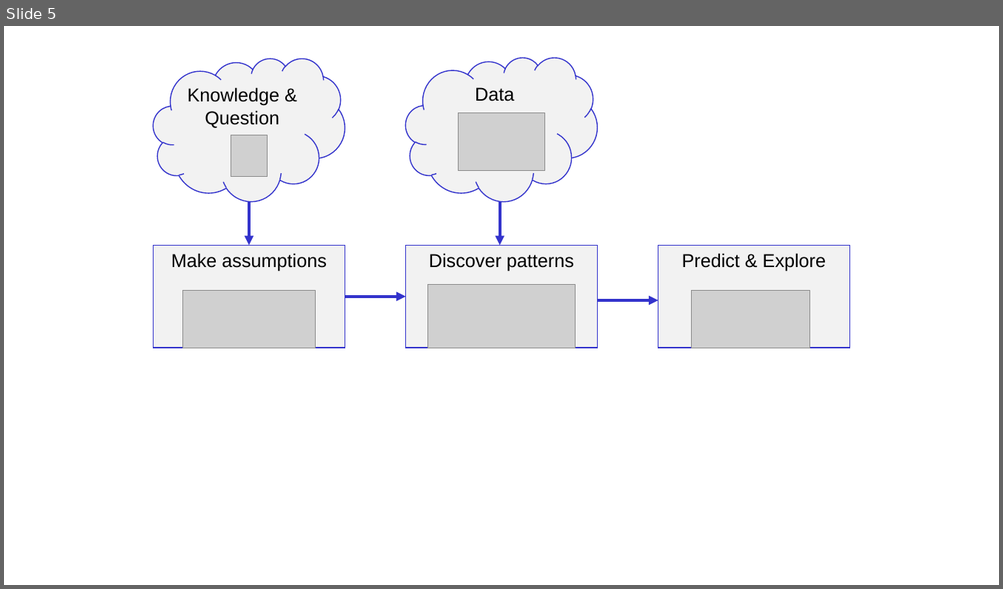
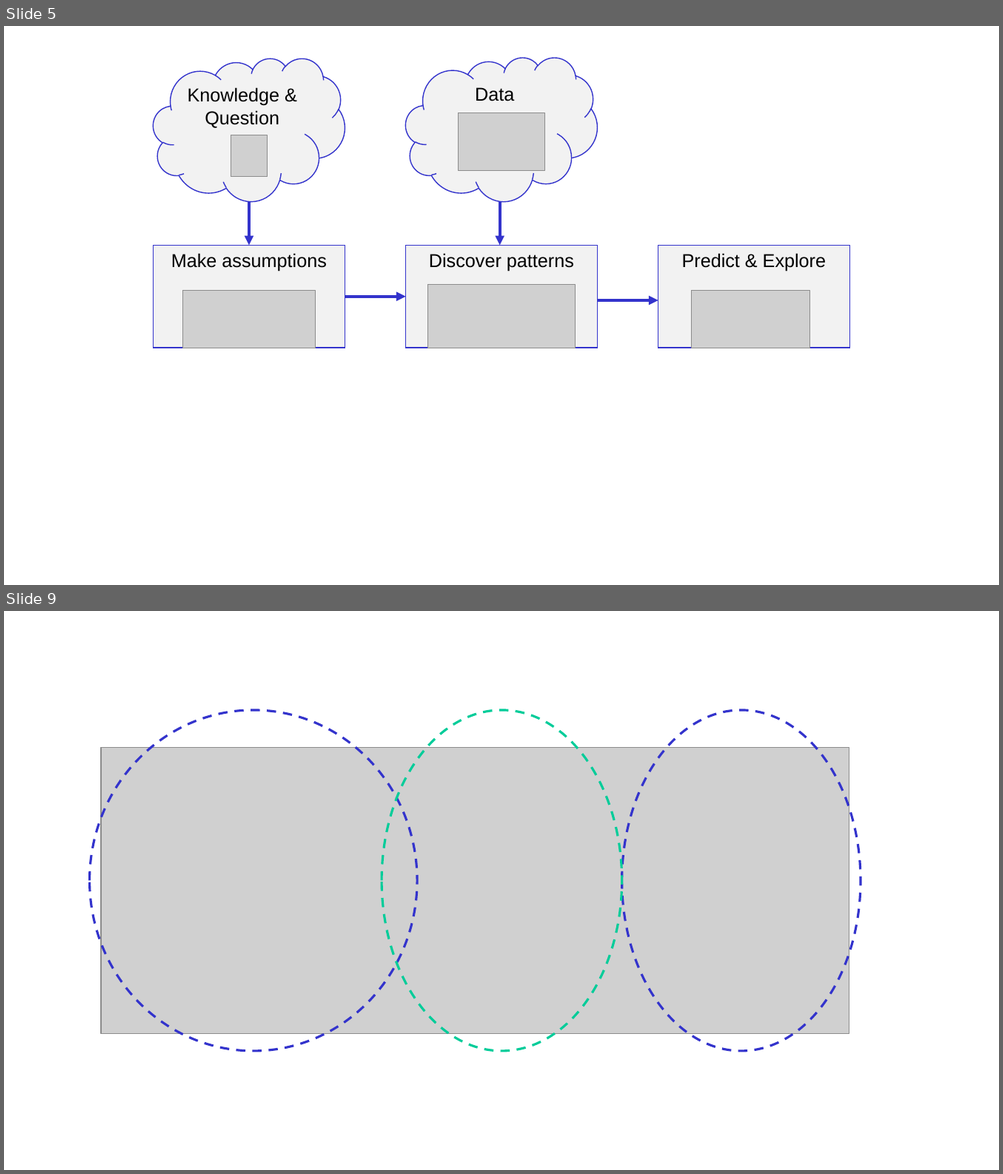
Before and after one commit to franziloew/textmining, a slide deck: phd_slides/img/twosided_market.pptx. Shown one above the other, each under a label of ours: slide 5 before the commit, slides 5 and 9 after it; the slides between them are not shown. The pictures are 1003x589 and 1003x1174 pixels, drawn with LibreOffice and Linux fonts; fonts in the diff are those of the drawing; grey boxes stand for pictures. Boxes give left, top, right and bottom in pixels: in the first picture for what was removed or moved away, otherwise in the second. Text is boxed around its words. In the diff, an @@ line names an element or a change of style, - is before the commit and + after.

```diff
--- a/phd_slides/img/twosided_market.pptx
+++ b/phd_slides/img/twosided_market.pptx
@@ slide 9 added at [4,611,999,1170], background #FFFFFF @@
@@ ellipse added at [90,710,418,1051], outline #3333CC 2.25 pt dashed @@
@@ ellipse added at [381,710,622,1051], outline #00CC99 2.25 pt dashed @@
@@ ellipse added at [622,710,860,1051], outline #3333CC 2.25 pt dashed @@
@@ picture added at [101,748,849,1034] @@
```
Also in this commit, not shown: 3 other slides added, 28 other files.
